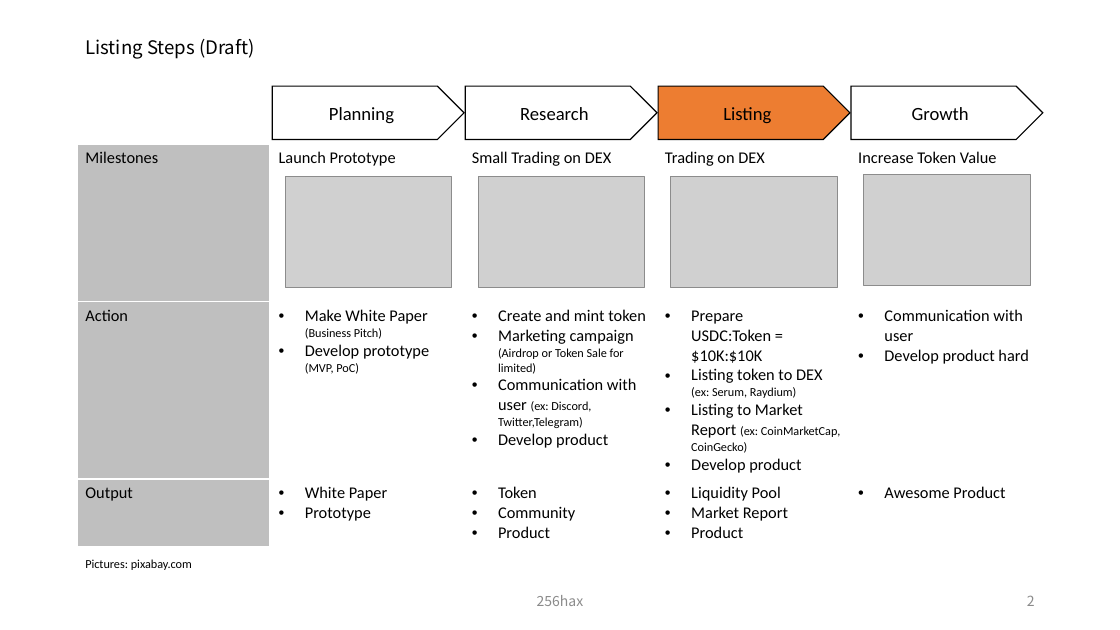
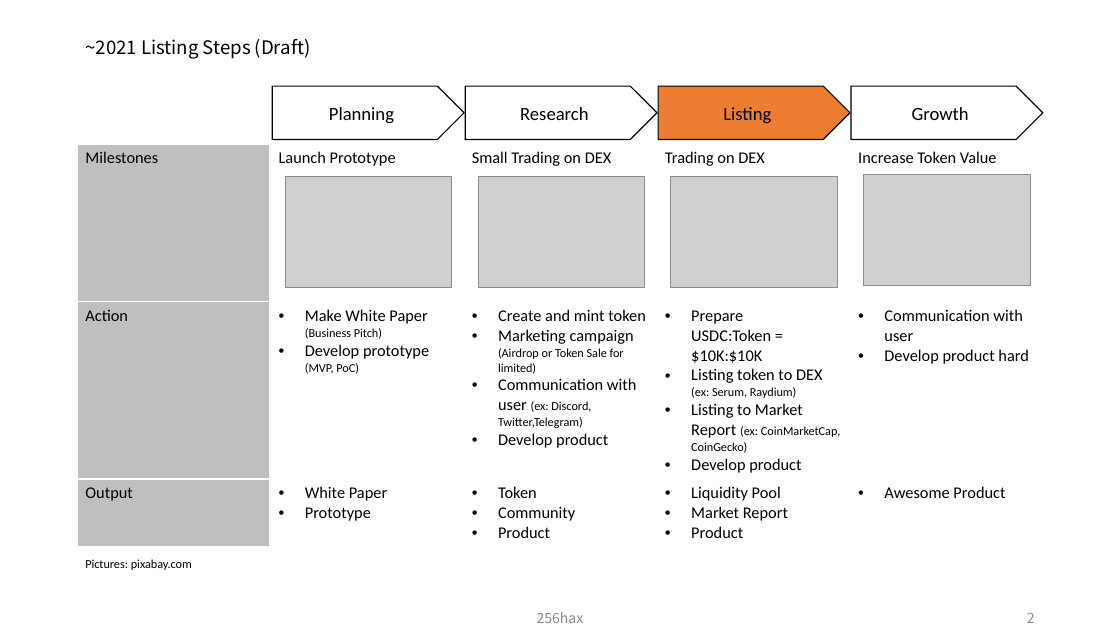
Before and after one commit to legendaryangelist/solana-anchor-react-essential, a slide deck: slide 3 of docs/Solana_Blockchain_Outline_Figure.pptx. Drawn at 1120x630 pixels with LibreOffice and Linux fonts; fonts in the diff are those of the drawing; grey boxes stand for pictures. Boxes give left, top, right and bottom in pixels: in the first picture for what was removed or moved away, otherwise in the second. Text is boxed around its words. In the diff, an @@ line names an element or a change of style, - is before the commit and + after.

```diff
--- a/docs/Solana_Blockchain_Outline_Figure.pptx
+++ b/docs/Solana_Blockchain_Outline_Figure.pptx
@@ title at [85, 39, 311, 59]: text changed @@
-Listing Steps (Draft)
+~2021 Listing Steps (Draft)
@@ text "256hax": place and size @@
-text "256hax" at [537, 595, 584, 606]
+text "256hax" at [537, 612, 584, 623]
@@ page number: place and size @@
-page number at [1027, 595, 1035, 606]
+page number at [1027, 612, 1035, 623]
```
Also in this commit, not shown: 32 other slides changed, 6 slides added.
